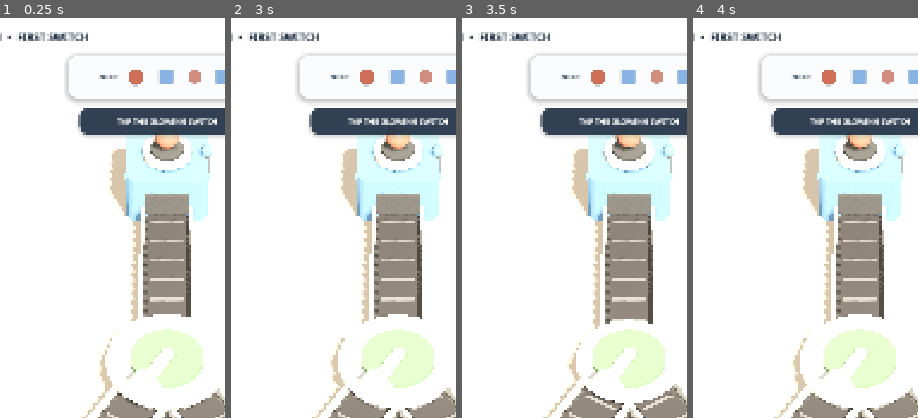
Above: before the commit, frames 1-4 (left to right).
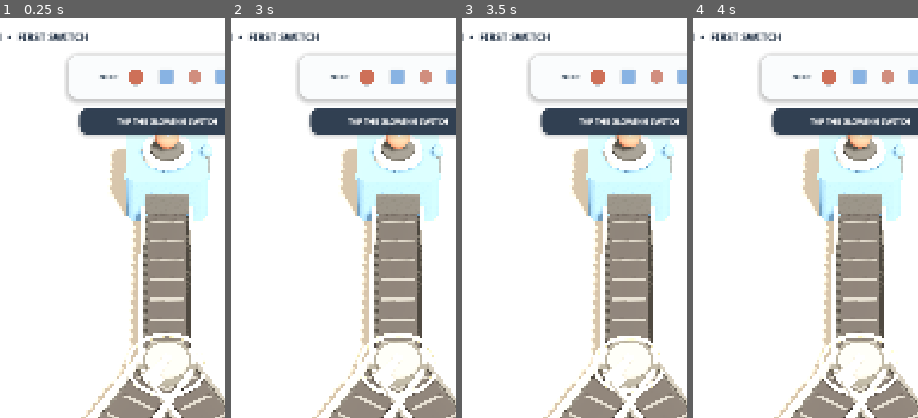
Above: after the commit, the same moments.

Repository: mocchaust64/rail_game
Game: Godot game, scene res://app/main.tscn
The game is run twice, just before and just after one commit, with the same random seed, the same clock (stepped at 60 frames per second) and the same inputs.
Inputs:
- Up to frame 1 (0.25 s): no input
- Up to frame 2 (3 s): click "↻" at 0.5 s; click "Ⅱ" at 1.25 s; click "TEXT NORMAL" at 2 s; click "RESTART LEVEL" at 2.75 s
- Up to frame 3 (3.5 s): no input
- Up to frame 4 (4 s): click "↻" at 3.5 s
The pictures show only the part of the screen within x 13-63%, y 1-51%; the shares and areas given below are measured in that part.

The runs differ from the first frame. In frame 1, 6.4% of the frame differs, in the area x 43-97%, y 74-98%; in frame 2, 6.3%; in frame 3, 5.2%; in frame 4, 6.3%.

Commit message:
style: make switches compact and mechanical

Diff:
--- a/gameplay/junction_actor.gd
+++ b/gameplay/junction_actor.gd
@@ -28,7 +28,7 @@
     _clock += delta
     if _hint_ring != null:
         if _hint_active:
-            var pulse := 1.0 + sin(_clock * 5.0) * 0.12
+            var pulse := 1.0 + sin(_clock * 5.0) * 0.10
             _hint_ring.visible = true
             _hint_ring.scale = Vector3(pulse, 1.0, pulse)
         else:
@@ -54,7 +54,7 @@
 
     if _base_disc != null:
         var press_tween := Motion.tween(_base_disc)
-        press_tween.tween_property(_base_disc, "scale", Vector3(0.93, 0.82, 0.93), 0.055)
+        press_tween.tween_property(_base_disc, "scale", Vector3(0.93, 0.84, 0.93), 0.055)
         press_tween.tween_property(_base_disc, "scale", Vector3.ONE, 0.085)
 
     var target_angle := _target_angle()
@@ -82,60 +82,62 @@
         _pointer.rotation.y = _target_angle()
 
 func _build_visual() -> void:
+    # Compact mechanical turntable. The old 0.72-unit green disc was visually
+    # larger than the cargo and became the main subject of the frame.
     _base_disc = MeshInstance3D.new()
     var base_mesh := CylinderMesh.new()
-    base_mesh.top_radius = 0.72
-    base_mesh.bottom_radius = 0.72
-    base_mesh.height = 0.22
+    base_mesh.top_radius = 0.46
+    base_mesh.bottom_radius = 0.49
+    base_mesh.height = 0.18
     base_mesh.radial_segments = 24
     _base_disc.mesh = base_mesh
-    _base_disc.position.y = 0.19
-    _base_disc.material_override = VisualFactory.material(VisualFactory.MACHINE_DARK, 0.62)
+    _base_disc.position.y = 0.18
+    _base_disc.material_override = VisualFactory.material(Color("#5B5B58"), 0.50, 0.0, 0.10)
     add_child(_base_disc)
 
-    var accent := MeshInstance3D.new()
-    var accent_mesh := CylinderMesh.new()
-    accent_mesh.top_radius = 0.58
-    accent_mesh.bottom_radius = 0.58
-    accent_mesh.height = 0.10
-    accent_mesh.radial_segments = 24
-    accent.mesh = accent_mesh
-    accent.position.y = 0.35
-    accent.material_override = VisualFactory.material(VisualFactory.GREEN_ACCENT, 0.38, 0.14)
-    add_child(accent)
+    var cap := MeshInstance3D.new()
+    var cap_mesh := CylinderMesh.new()
+    cap_mesh.top_radius = 0.34
+    cap_mesh.bottom_radius = 0.34
+    cap_mesh.height = 0.08
+    cap_mesh.radial_segments = 24
+    cap.mesh = cap_mesh
+    cap.position.y = 0.31
+    cap.material_override = VisualFactory.material(Color("#B5B4AE"), 0.36, 0.0, 0.18)
+    add_child(cap)
 
     _hint_ring = MeshInstance3D.new()
-    var hint_mesh := CylinderMesh.new()
-    hint_mesh.top_radius = 0.88
-    hint_mesh.bottom_radius = 0.88
-    hint_mesh.height = 0.035
-    hint_mesh.radial_segments = 32
+    var hint_mesh := TorusMesh.new()
+    hint_mesh.inner_radius = 0.54
+    hint_mesh.outer_radius = 0.61
+    hint_mesh.rings = 24
+    hint_mesh.ring_segments = 8
     _hint_ring.mesh = hint_mesh
-    _hint_ring.position.y = 0.31
-    _hint_ring.material_override = VisualFactory.material(Color("#FFF5C8"), 0.45, 0.30)
+    _hint_ring.position.y = 0.22
+    _hint_ring.material_override = VisualFactory.material(Color("#FFF1A8"), 0.32, 0.55)
     _hint_ring.visible = false
     add_child(_hint_ring)
 
     _pointer = Node3D.new()
-    _pointer.position.y = 0.10
+    _pointer.position.y = 0.30
     add_child(_pointer)
 
     var stem := MeshInstance3D.new()
     var stem_mesh := BoxMesh.new()
-    stem_mesh.size = Vector3(0.18, 0.14, 0.72)
+    stem_mesh.size = Vector3(0.12, 0.09, 0.48)
     stem.mesh = stem_mesh
-    stem.position = Vector3(0, 0.34, 0.27)
-    stem.material_override = VisualFactory.material(Color("#FFFFFF"), 0.35, 0.12)
+    stem.position = Vector3(0, 0.055, 0.18)
+    stem.material_override = VisualFactory.material(Color("#F4F1E9"), 0.30)
     _pointer.add_child(stem)
 
     var tip := MeshInstance3D.new()
     var tip_mesh := CylinderMesh.new()
     tip_mesh.radial_segments = 3
-    tip_mesh.top_radius = 0.30
-    tip_mesh.bottom_radius = 0.30
-    tip_mesh.height = 0.16
+    tip_mesh.top_radius = 0.19
+    tip_mesh.bottom_radius = 0.19
+    tip_mesh.height = 0.10
     tip.mesh = tip_mesh
-    tip.position = Vector3(0, 0.34, 0.68)
+    tip.position = Vector3(0, 0.055, 0.46)
     tip.rotation = Vector3(PI * 0.5, 0, 0)
-    tip.material_override = VisualFactory.material(Color("#FFFFFF"), 0.35, 0.12)
+    tip.material_override = VisualFactory.material(Color("#F4F1E9"), 0.30)
     _pointer.add_child(tip)
